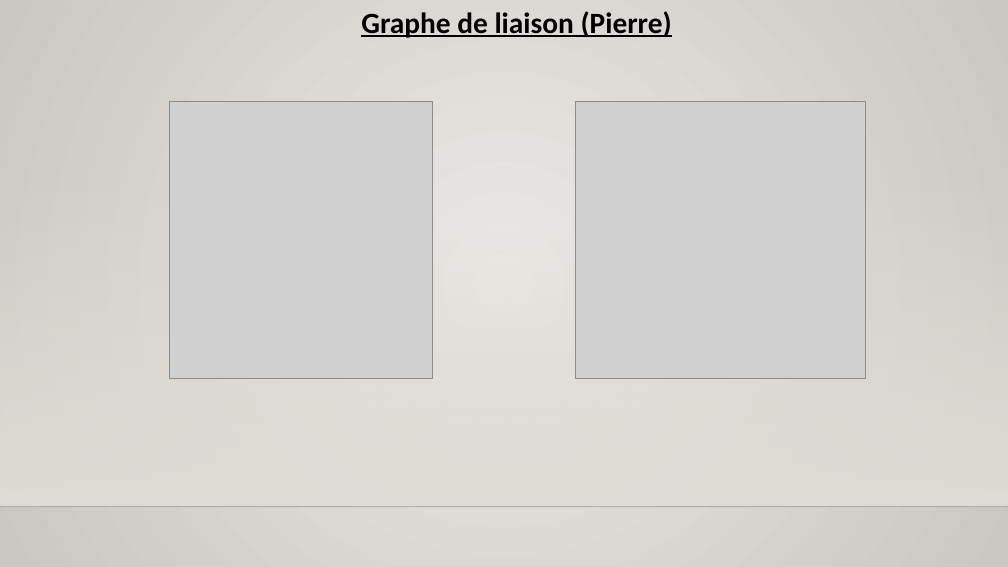
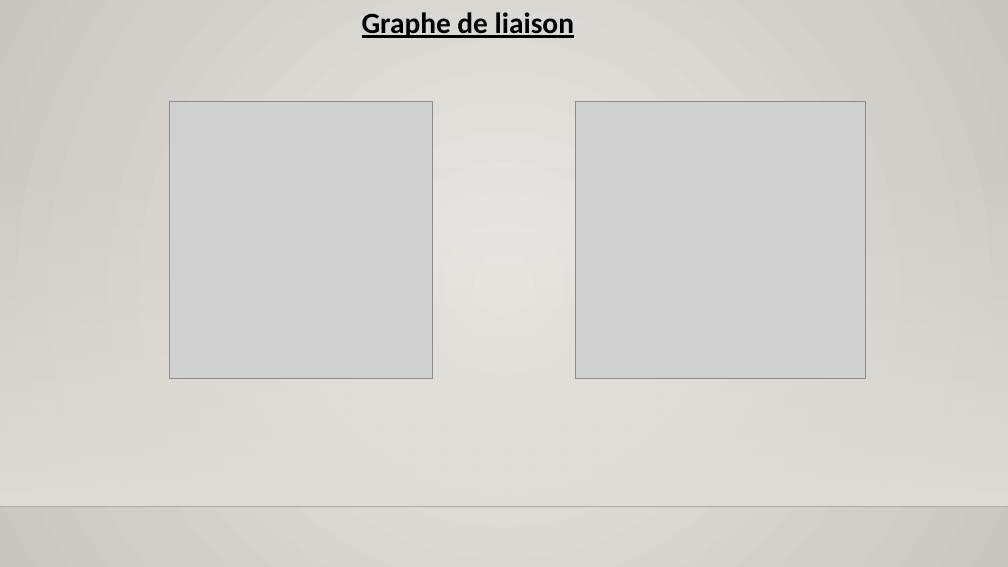
Before and after one commit to MatthieuPettex/Projet_Majeure, a slide deck: slide 9 of Dépixelisation-support-oral.pptx (slide 8 before the commit). Drawn at 1008x567 pixels with LibreOffice and Linux fonts; fonts in the diff are those of the drawing; grey boxes stand for pictures; background and template pictures are left out. Boxes give left, top, right and bottom in pixels: in the first picture for what was removed or moved away, otherwise in the second. Text is boxed around its words. In the diff, an @@ line names an element or a change of style, - is before the commit and + after.

```diff
--- a/Dépixelisation-support-oral.pptx
+++ b/Dépixelisation-support-oral.pptx
@@ background gradient #ECEAE7 to #CAC7C1 to gradient #EBE9E6 to #C9C5C0 @@
@@ text at box(362, 12, 574, 38): text changed @@
-Graphe de liaison (Pierre)
+Graphe de liaison
```
Also in this commit, not shown: 15 other slides changed, 4 slides added, 2 slides removed.
